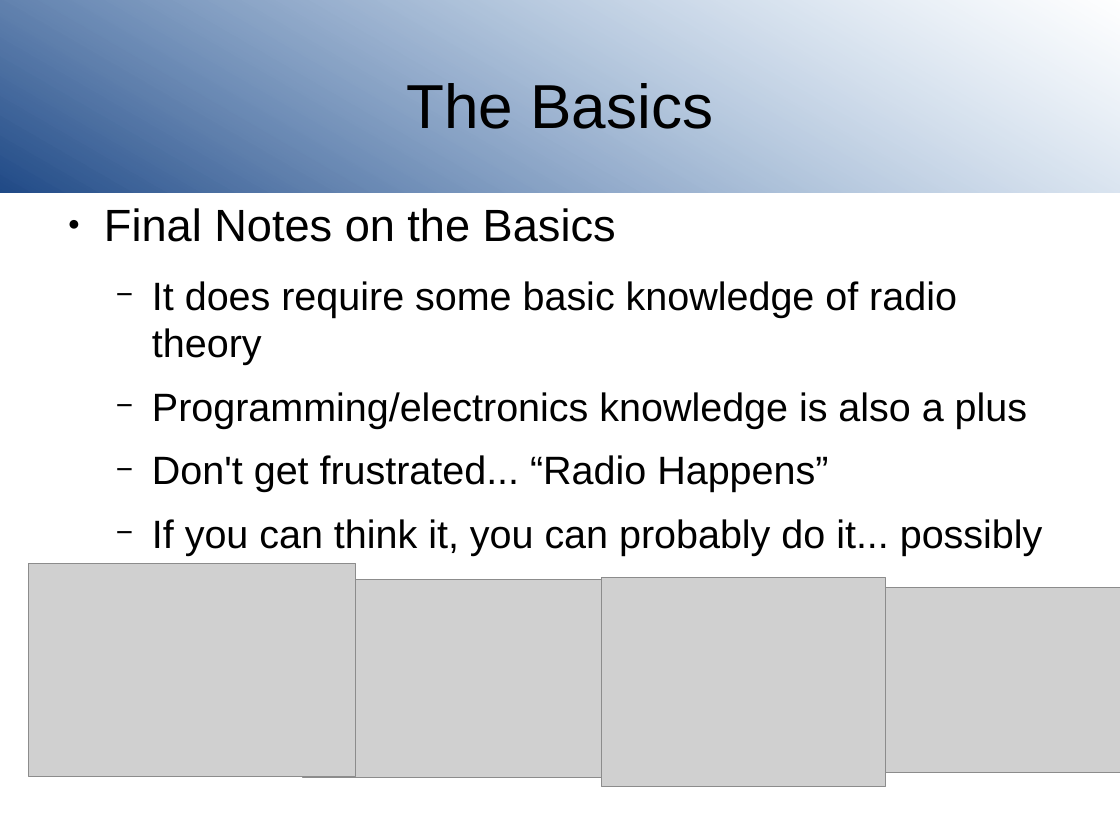
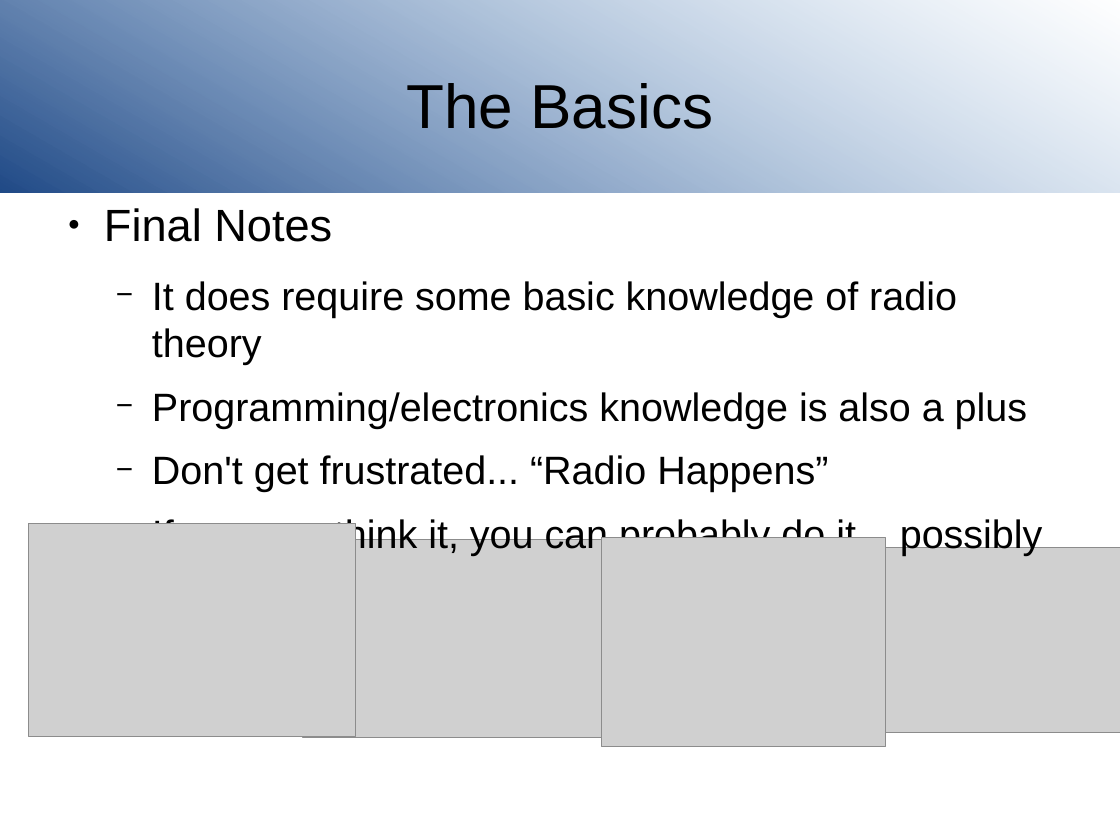
Before and after one commit to joeblankenship1/SDR, a slide deck: slide 13 of SDRclassPresentation.odp (slide 12 before the commit). Drawn at 1120x840 pixels with LibreOffice and Linux fonts; fonts in the diff are those of the drawing; grey boxes stand for pictures; background and template pictures are left out. Boxes give left, top, right and bottom in pixels: in the first picture for what was removed or moved away, otherwise in the second. Text is boxed around its words. In the diff, an @@ line names an element or a change of style, - is before the commit and + after.

```diff
--- a/SDRclassPresentation.odp
+++ b/SDRclassPresentation.odp
@@ text at (104,208,332,242): text changed @@
-● Final Notes on the Basics
+● Final Notes
@@ 4 pictures: place and size @@
-4 pictures at (28,563,1120,787)
+4 pictures at (28,523,1120,747)
```
Also in this commit, not shown: 5 other slides changed, 1 slide added.
